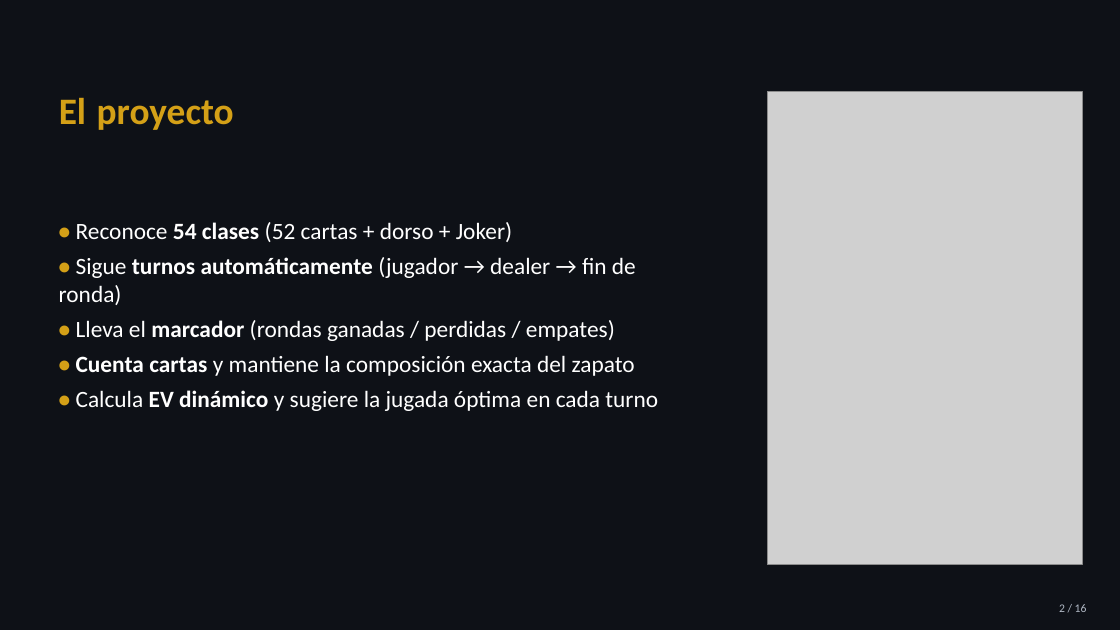
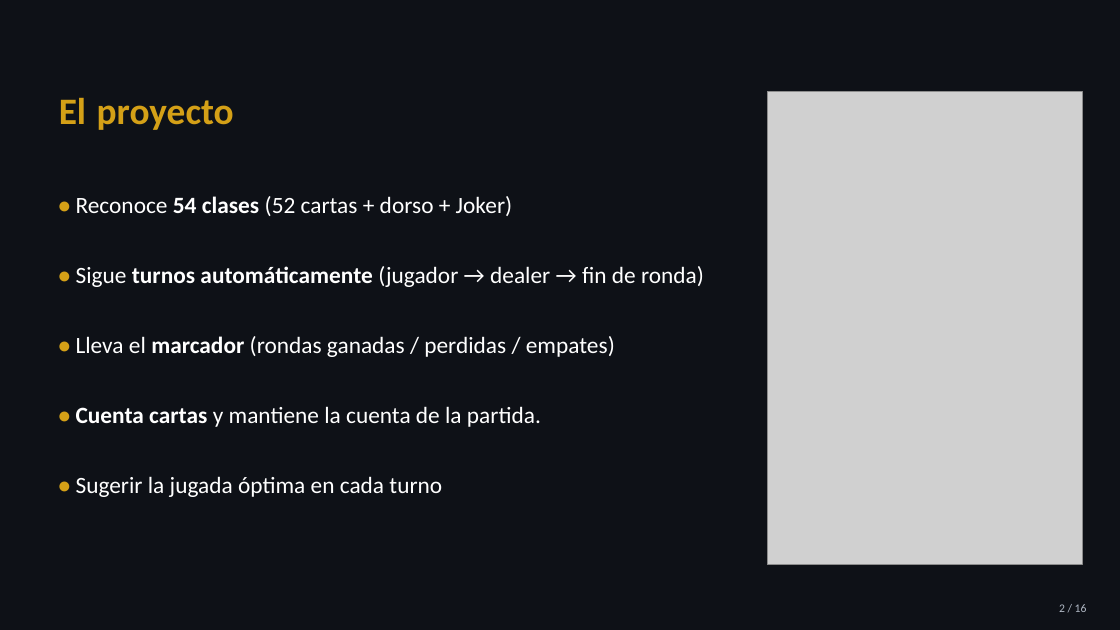
Before and after one commit to davidmoreda/blackjack-VAI, a slide deck: slide 2 of docs/presentation_assets/BlackjackVAI_presentacion.pptx. Drawn at 1120x630 pixels with LibreOffice and Linux fonts; fonts in the diff are those of the drawing; grey boxes stand for pictures. Boxes give left, top, right and bottom in pixels: in the first picture for what was removed or moved away, otherwise in the second. Text is boxed around its words. In the diff, an @@ line names an element or a change of style, - is before the commit and + after.

```diff
--- a/docs/presentation_assets/BlackjackVAI_presentacion.pptx
+++ b/docs/presentation_assets/BlackjackVAI_presentacion.pptx
@@ text "• Reconoce 54 clases (52 ...": place and size @@
-text "• Reconoce 54 clases (52 ..." at [59, 222, 658, 411]
+text "• Reconoce 54 clases (52 ..." at [76, 196, 704, 497]
@@ text at [76, 406, 541, 497]: text changed @@
-• Cuenta cartas y mantiene la composición exacta del zapato
-• Calcula EV dinámico y sugiere la jugada óptima en cada turno
+• Cuenta cartas y mantiene la cuenta de la partida.
+• Sugerir la jugada óptima en cada turno
```
Also in this commit, not shown: 5 other slides changed, 9 other files.
